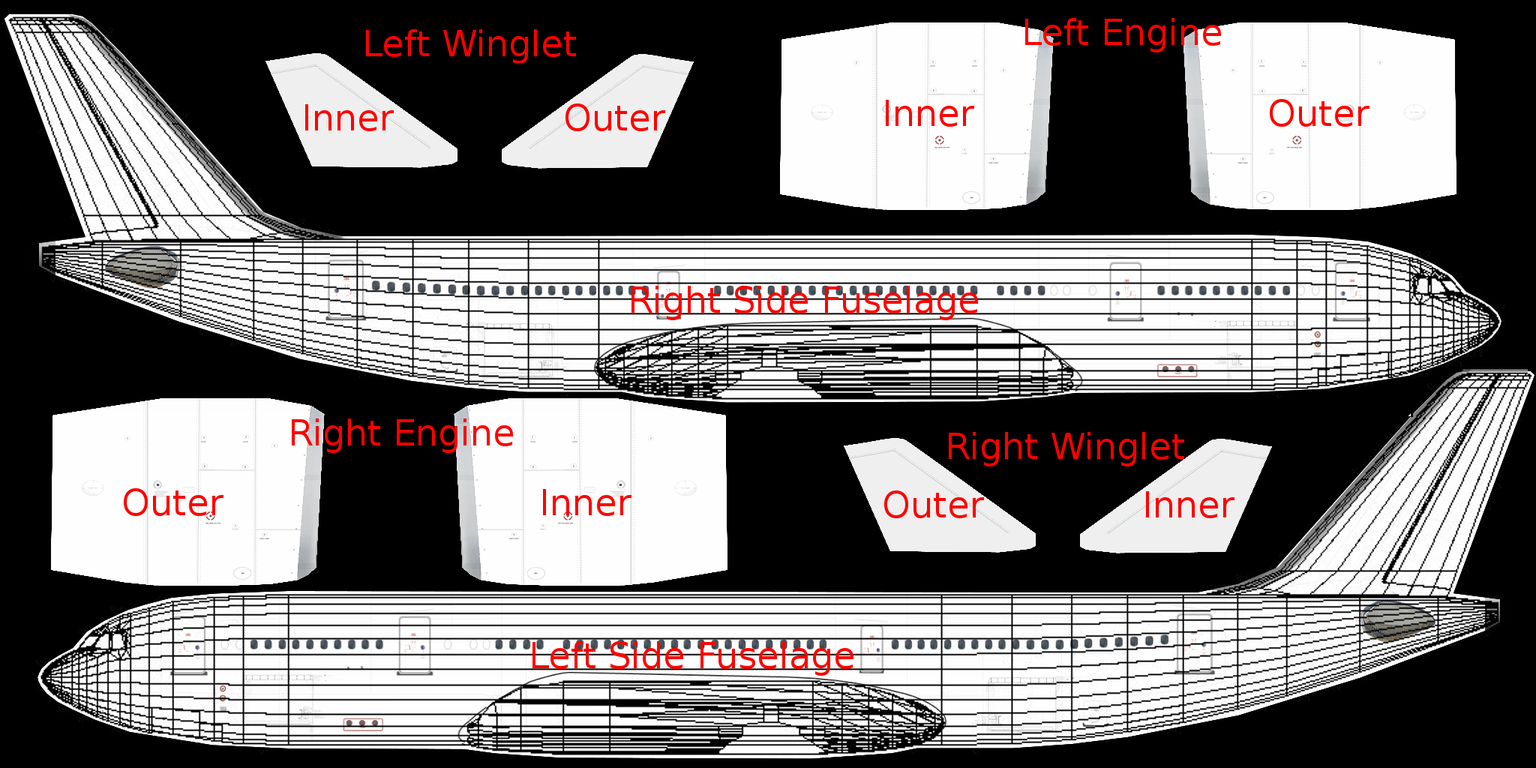
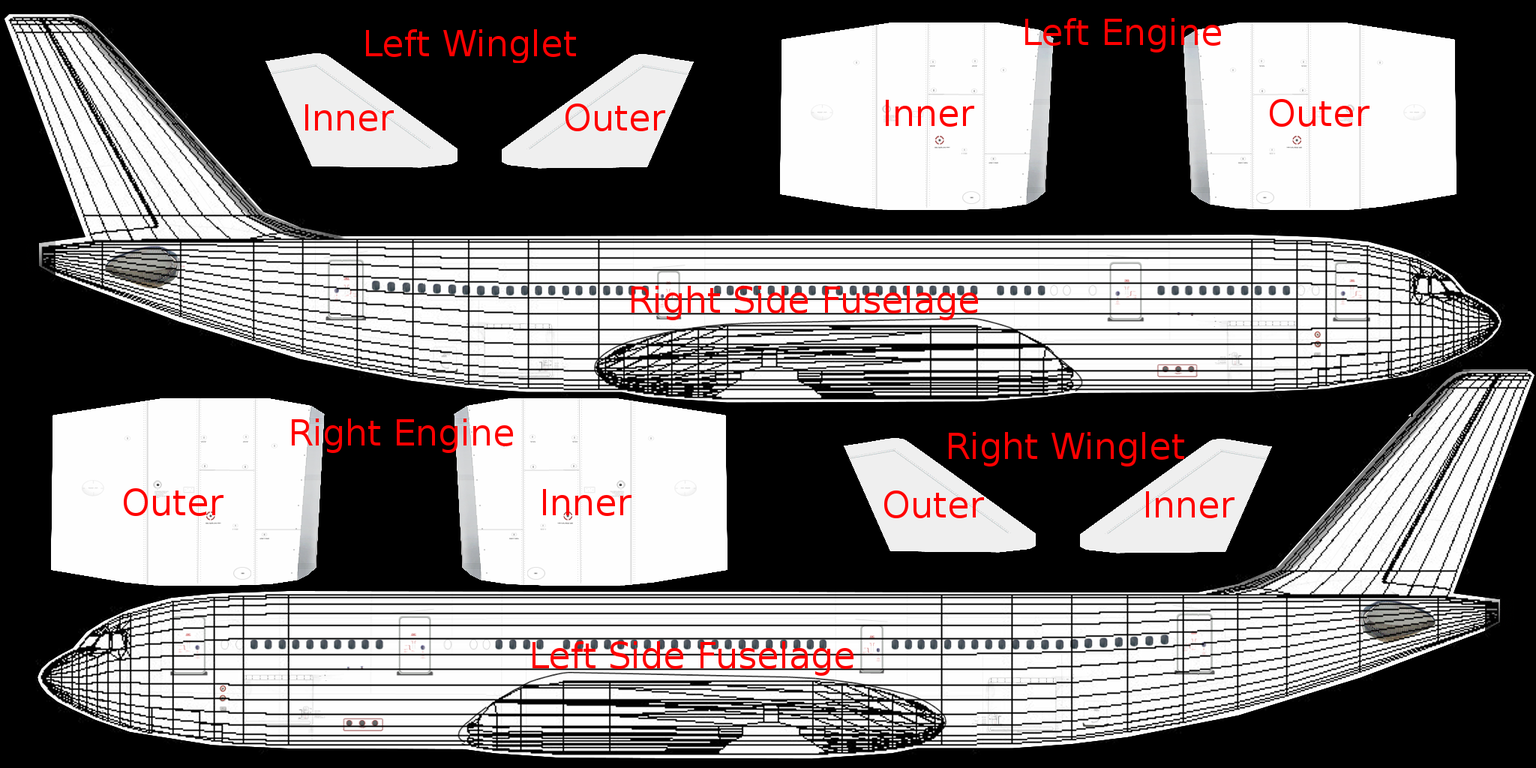
Comparing the layer stacks of the two 1536px x 768px images. Changes:
moved "Fuselage Misc" above "Winglets Background", painted on it over [1054, 352, 1084, 390]
moved "Engines Misc" above "Fuselage Background" over [1054, 352, 1084, 390]
